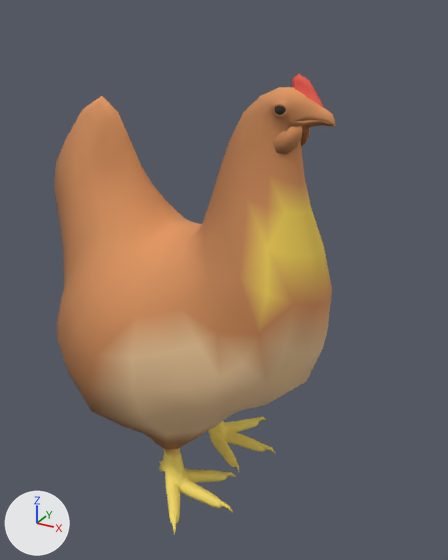
A saved change to the glTF model assets/animals/src/chicken.glb.
Before and after are seen from a camera (50 mm lens) standing at (9.15, -14.29, 14.07) and looking at (1.13, 0.28, 6.78). Arrows for +X, +Y and +Z are at lower left; the lights stay in place. The first picture is the older version.

Objects in the first picture: 'Chicken'.
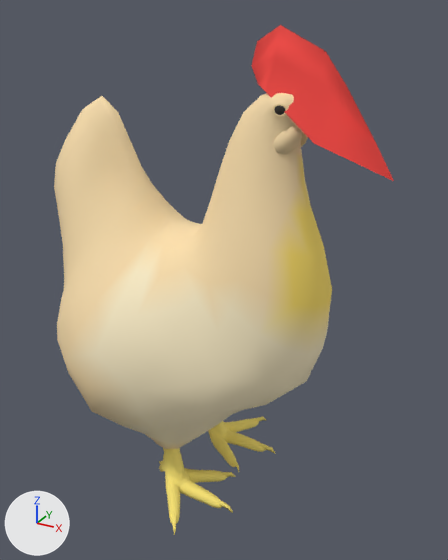
Diff of the bpy script that builds the scene:
```diff
--- a/assets/animals/src/chicken.glb.py
+++ b/assets/animals/src/chicken.glb.py
@@ me_cylinder_001 @@
 # used by ob_chicken; location = (0.0, 0.0, 0.0)
-me_cylinder_001.from_pydata(...)  # 1433 vertices, 2724 faces; spans x -4.66..4.46, y -3.29..3.29, z -0.02..12.64
+me_cylinder_001.from_pydata(...)  # 1433 vertices, 2724 faces; spans x -4.66..5.8, y -3.29..3.29, z -0.02..13.7
+# me_cylinder_001 part 1: the loose piece of 16 vertices spanning x 3.12..4.01, y -0.17..0.17, z 11.85..12.64 is scaled about its middle by 4.2, then moved by (0.36, 0.0, -0.21)
+# me_cylinder_001 part 2: 1059 faces centred in x -0.76..4.27, y -3.11..3.11, z 0.0..12.5 are repainted in the vertex colours; the middle colour goes from yellow #f6dc67 to yellow #fae474
+# me_cylinder_001 part 3: 955 faces centred in x -3.58..4.35, y -3.21..3.21, z 1.38..12.55 are repainted in the vertex colours; the middle colour goes from orange #d58f5a to beige #fadfad
+# me_cylinder_001 part 4: 662 faces centred in x -4.48..4.28, y -3.2..3.2, z 1.55..11.96 are repainted in the vertex colours; the middle colour goes from brown #9e6a3f to beige #f6dbaa
 me_cylinder_001.materials.append(mat_coat)
```

Where the change shows, as pixel boxes (x1, y1, x2, y2) in the pictures (448 x 560 px; the box of a moved part takes in the faces that stretch with it):
'Chicken', reshaped, recoloured (orange to beige, 20% wider, 11% taller)
    before: (54, 74, 336, 535)
    after: (54, 25, 394, 535)
part 1 of me_cylinder_001, moved or reshaped
    before: (292, 74, 324, 108)
    after: (251, 25, 394, 181)
part 2 of me_cylinder_001, recoloured
    before: (132, 81, 332, 526)
    after: (132, 52, 394, 526)
part 3 of me_cylinder_001, recoloured (orange to beige)
    before: (62, 74, 336, 457)
    after: (62, 25, 332, 457)
part 4 of me_cylinder_001, recoloured
    before: (54, 105, 335, 449)
    after: (54, 105, 308, 449)
